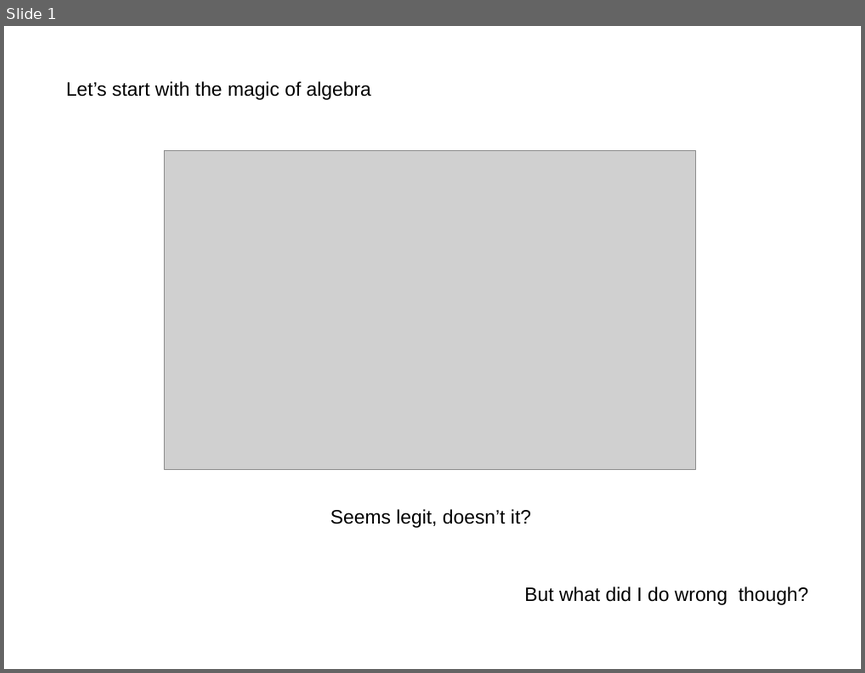
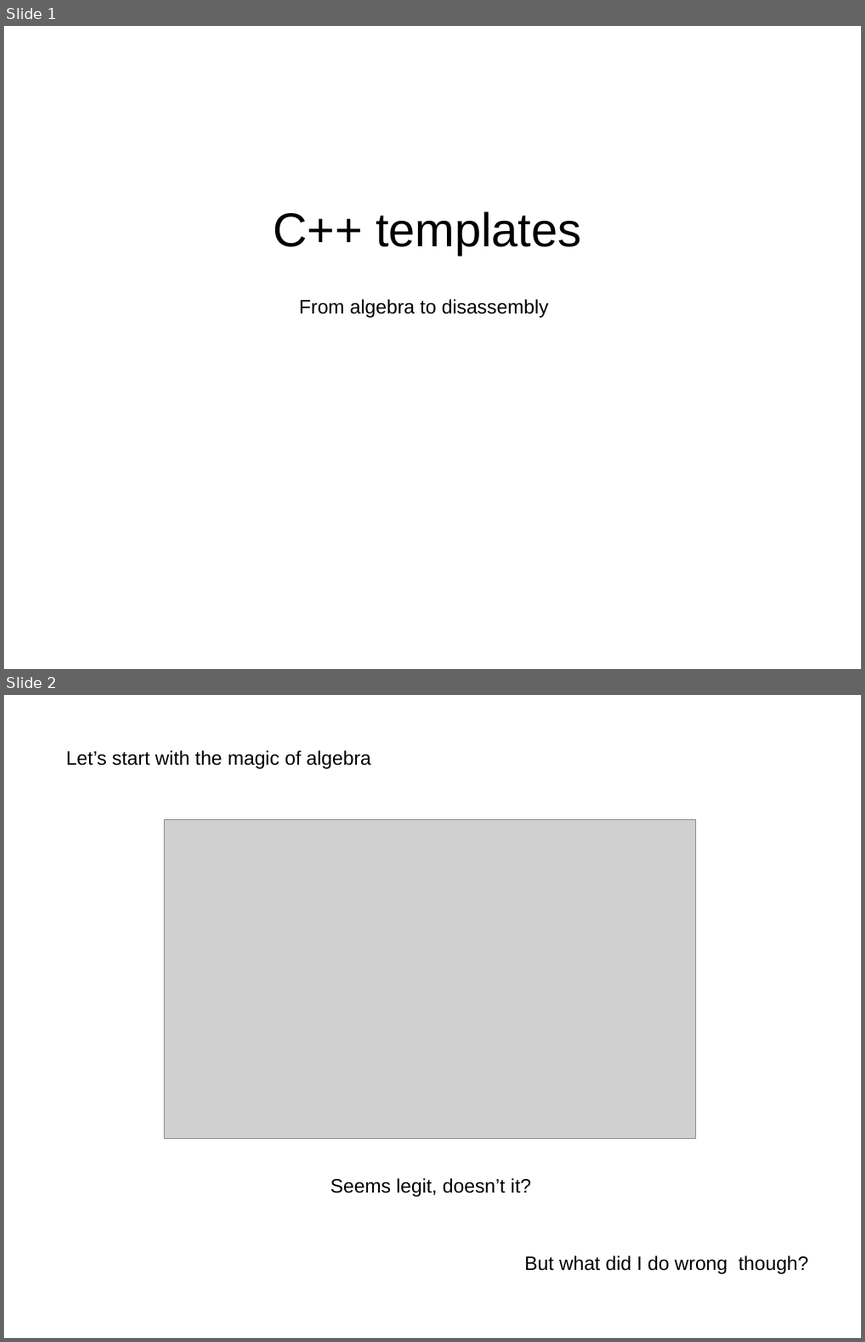
Before and after one commit to akalenuk/templates-experiments, a slide deck: templates.odp. Shown one above the other, each under a label of ours: slide 1 before the commit, slides 1 and 2 after it. The pictures are 865x673 and 865x1342 pixels, drawn with LibreOffice and Linux fonts; fonts in the diff are those of the drawing; grey boxes stand for pictures. Boxes give left, top, right and bottom in pixels: in the first picture for what was removed or moved away, otherwise in the second. Text is boxed around its words. In the diff, an @@ line names an element or a change of style, - is before the commit and + after.

```diff
--- a/templates.odp
+++ b/templates.odp
@@ slide 1 added at (4, 26, 861, 669), background #FFFFFF @@
@@ title added at (273, 211, 581, 255), 44 pt, text #000000 @@
+C++ templates
@@ text added at (299, 299, 549, 318), 18 pt, text #000000 @@
+From algebra to disassembly
@@ what was slide 1 is now slide 2 @@
```
Also in this commit, not shown: 2 slides changed, 3 other slides added, 2 slides removed, 3 other files.
